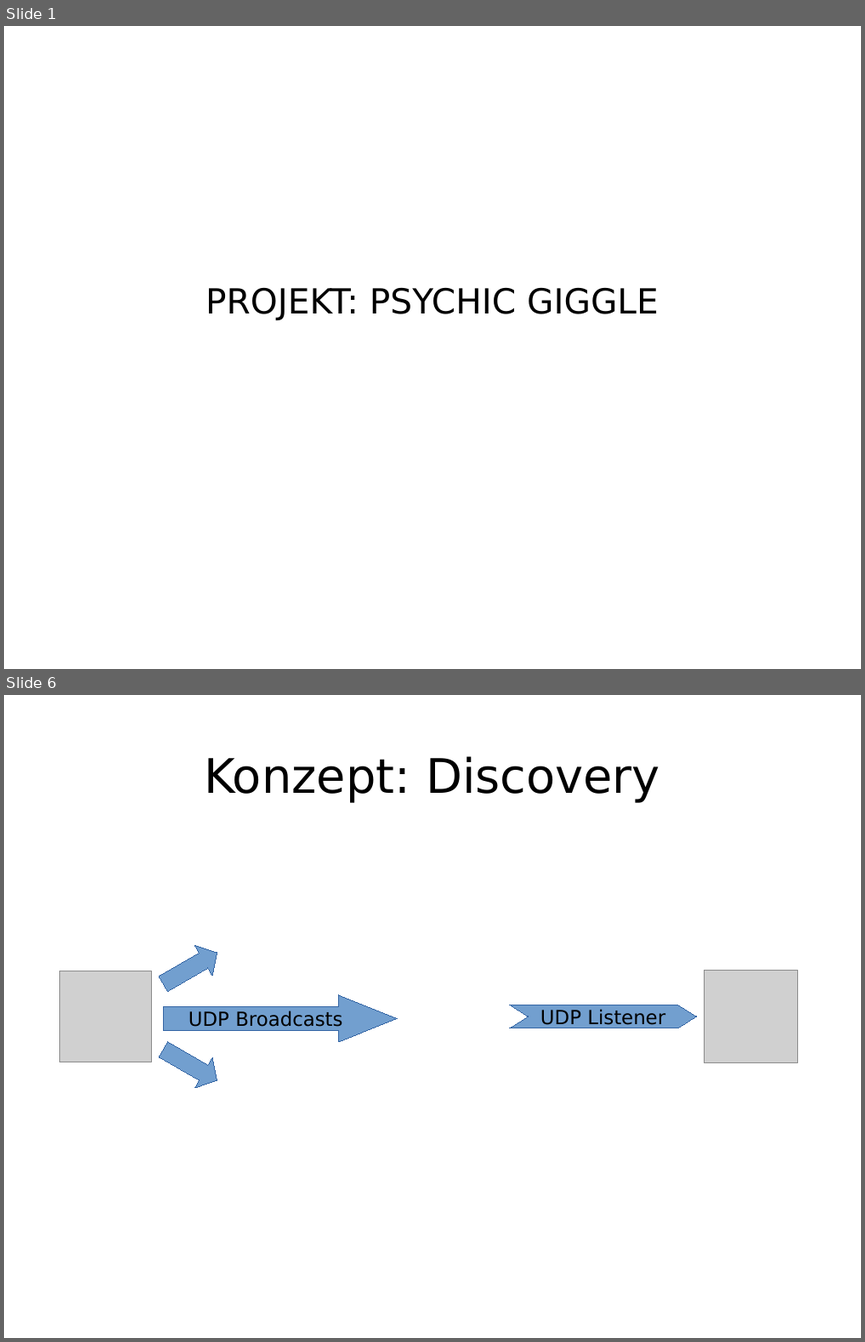
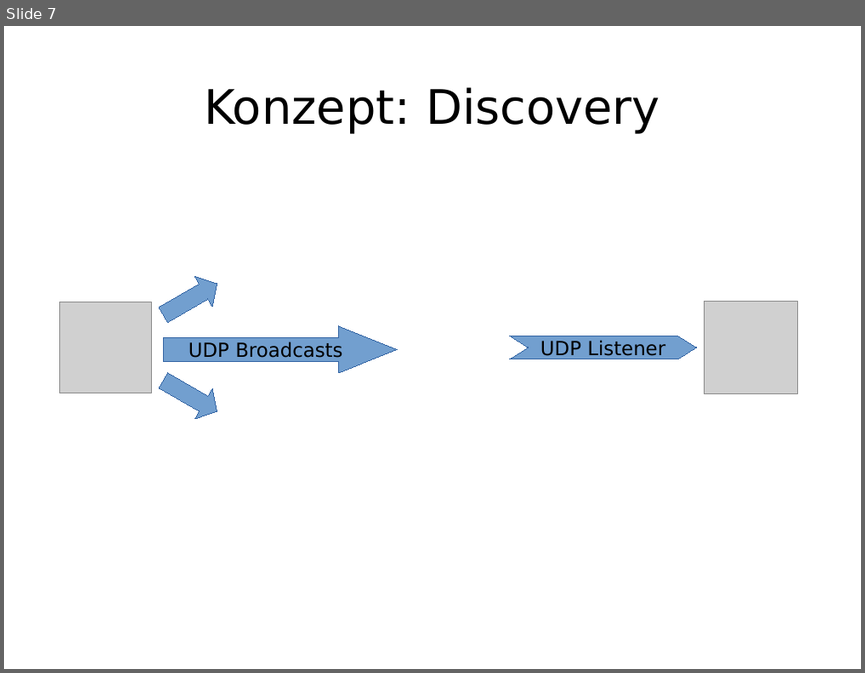
Before and after one commit to enra64/psychic-giggle, a slide deck: zwischenstand anfang dezember.odp. Shown one above the other, each under a label of ours: slides 1 and 6 before the commit, slide 7 after it; the slides between them are not shown. The pictures are 865x1342 and 865x673 pixels, drawn with LibreOffice and Linux fonts; fonts in the diff are those of the drawing; grey boxes stand for pictures. Boxes give left, top, right and bottom in pixels: in the first picture for what was removed or moved away, otherwise in the second. Text is boxed around its words. In the diff, an @@ line names an element or a change of style, - is before the commit and + after.

```diff
--- a/zwischenstand anfang dezember.odp
+++ b/zwischenstand anfang dezember.odp
@@ slide 1 removed at box(4, 26, 861, 669), background #FFFFFF @@
@@ subtitle removed at box(205, 288, 658, 320) @@
-PROJEKT: PSYCHIC GIGGLE
@@ what was slide 6 is now slide 7 @@
```
Also in this commit, not shown: 6 slides changed, 2 slides added, 2 other files.
